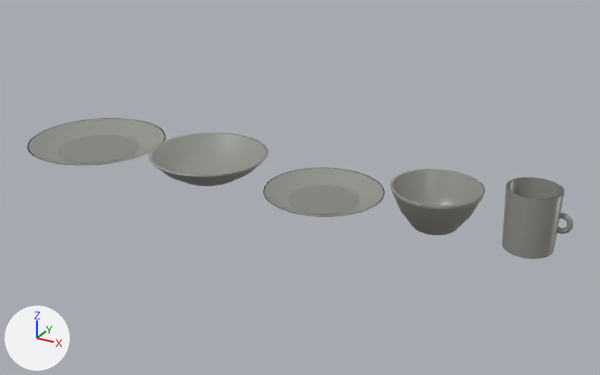
What one commit did to the glTF model public/modelos/GR5-04.glb.
One viewpoint serves both versions: a camera (50 mm lens) standing at (0.709, -1.178, 0.605) and looking at (0.054, 0.012, 0.01). Arrows for +X, +Y and +Z are at lower left; the lights stay in place. The first picture is the older version. Where no turn or scale is listed for an object, it has been applied to the vertices.

Before the edit, the objects in view are built like this:
```python
ob_mesh_0 = bpy.data.objects.new('Mesh_0', me_mesh_0)
ob_mesh_0.location = (-0.402, 0.0, 0.0)
ob_mesh_1 = bpy.data.objects.new('Mesh_1', me_mesh_1)
ob_mesh_1.location = (-0.402, 0.0, 0.004)
ob_mesh_2 = bpy.data.objects.new('Mesh_2', me_mesh_2)
ob_mesh_2.location = (-0.132, 0.0, 0.0)
ob_mesh_3 = bpy.data.objects.new('Mesh_3', me_mesh_3)
ob_mesh_3.location = (0.108, 0.0, 0.0)
ob_mesh_4 = bpy.data.objects.new('Mesh_4', me_mesh_4)
ob_mesh_4.location = (0.108, 0.0, 0.004)
ob_mesh_5 = bpy.data.objects.new('Mesh_5', me_mesh_5)
ob_mesh_5.location = (0.312, 0.0, 0.0)
ob_mesh_6 = bpy.data.objects.new('Mesh_6', me_mesh_6)
ob_mesh_6.location = (0.465, 0.0, 0.0)
ob_mesh_8 = bpy.data.objects.new('Mesh_8', me_mesh_8)
ob_mesh_8.location = (0.51, 0.0, 0.052)
```
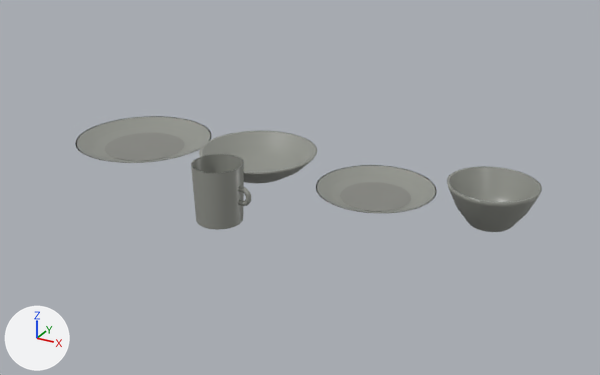
What differs and where, as boxes (x1, y1, x2, y2) in the pictures (600 x 375 px):
```json
{"object": "Mesh_5", "change": "moved", "before": [390, 169, 485, 235], "after": [447, 166, 542, 232]}
{"object": "Mesh_6", "change": "moved", "before": [502, 177, 564, 259], "after": [191, 154, 244, 230]}
{"object": "Mesh_2", "change": "moved", "before": [148, 133, 268, 186], "after": [199, 130, 317, 183]}
{"object": "Mesh_0", "change": "moved", "before": [27, 118, 166, 165], "after": [75, 116, 211, 163]}
{"object": "Mesh_3", "change": "moved", "before": [263, 168, 385, 217], "after": [316, 165, 437, 213]}
{"object": "Mesh_4", "change": "moved", "before": [288, 185, 359, 214], "after": [340, 182, 411, 211]}
{"object": "Mesh_1", "change": "moved", "before": [58, 135, 139, 163], "after": [105, 133, 185, 161]}
{"object": "Mesh_8", "change": "moved", "before": [556, 213, 573, 234], "after": [238, 186, 251, 206]}
```

Scene script edits in JSON lines:
```json
{"op": "set", "path": "ob_mesh_0.location", "old": "(-0.402, 0.0, 0.0)", "new": "(-0.328, 0.055, 0.0)"}
{"op": "set", "path": "ob_mesh_1.location", "old": "(-0.402, 0.0, 0.004)", "new": "(-0.328, 0.055, 0.004)"}
{"op": "set", "path": "ob_mesh_2.location", "old": "(-0.132, 0.0, 0.0)", "new": "(-0.058, 0.055, 0.0)"}
{"op": "set", "path": "ob_mesh_3.location", "old": "(0.108, 0.0, 0.0)", "new": "(0.182, 0.055, 0.0)"}
{"op": "set", "path": "ob_mesh_4.location", "old": "(0.108, 0.0, 0.004)", "new": "(0.182, 0.055, 0.004)"}
{"op": "set", "path": "ob_mesh_5.location", "old": "(0.312, 0.0, 0.0)", "new": "(0.388, 0.055, 0.0)"}
{"op": "set", "path": "ob_mesh_6.location", "old": "(0.465, 0.0, 0.0)", "new": "(-0.01, -0.148, 0.0)"}
{"op": "set", "path": "ob_mesh_8.location", "old": "(0.51, 0.0, 0.052)", "new": "(0.035, -0.148, 0.052)"}
```
